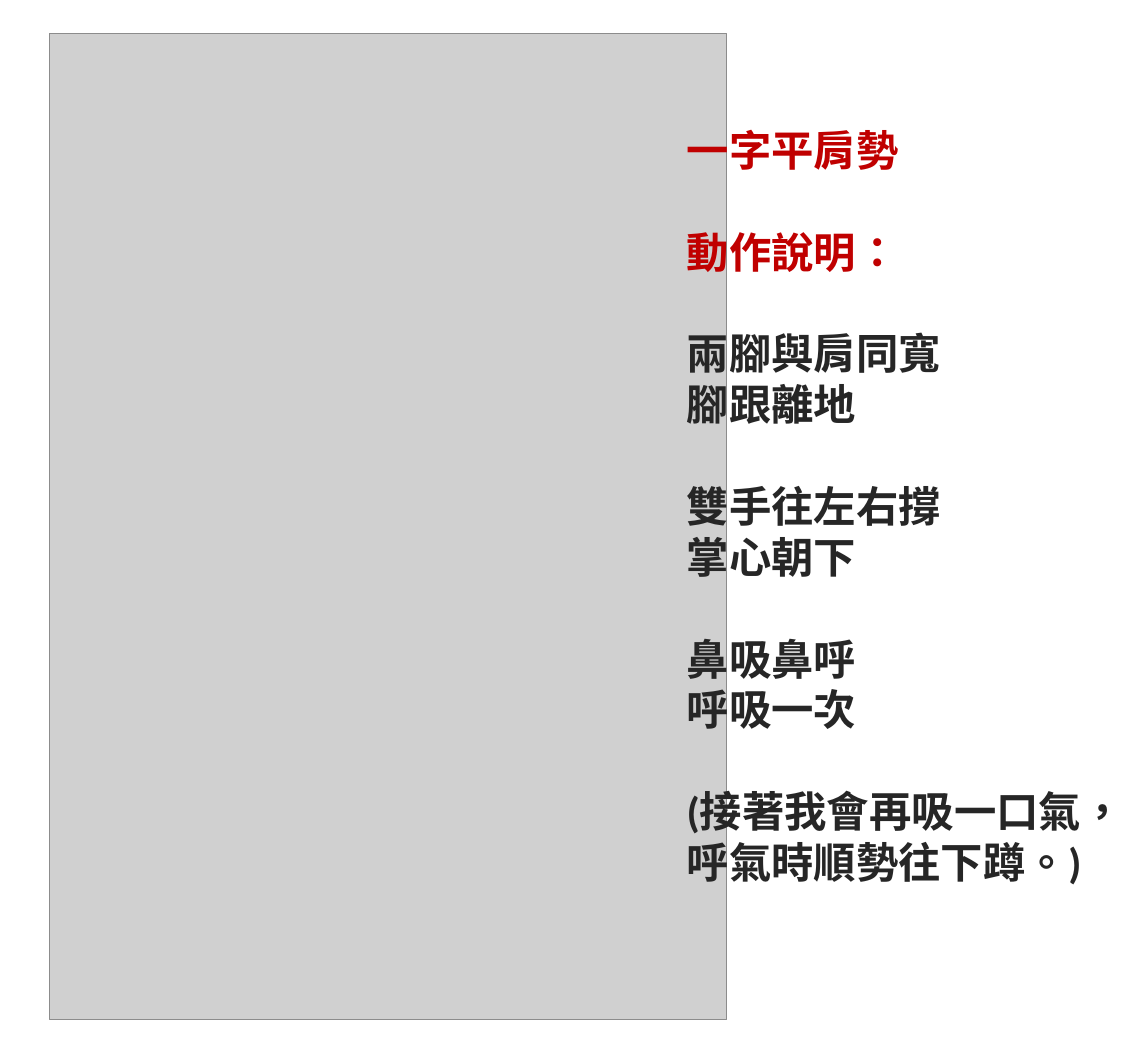
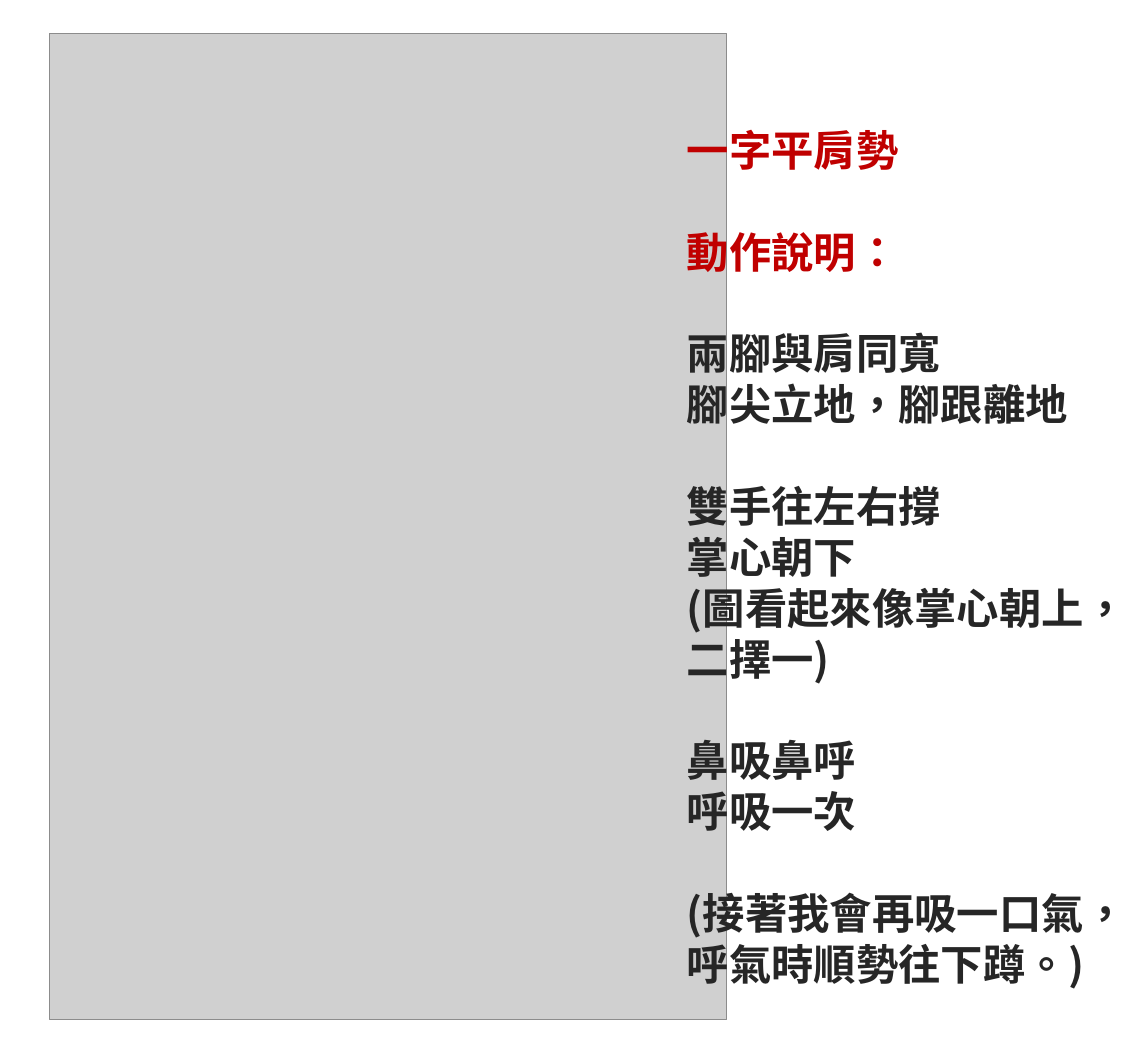
Before and after one commit to ganson888/Yi-Jin-Jing, a slide deck: slide 9 of 單一圖說檔案(含補充說明)/02_側身圖說(補充動作說明).pptx. Drawn at 1148x1049 pixels with LibreOffice and Linux fonts; fonts in the diff are those of the drawing; grey boxes stand for pictures. Boxes give left, top, right and bottom in pixels: in the first picture for what was removed or moved away, otherwise in the second. Text is boxed around its words. In the diff, an @@ line names an element or a change of style, - is before the commit and + after.

```diff
--- a/單一圖說檔案(含補充說明)/02_側身圖說(補充動作說明).pptx
+++ b/單一圖說檔案(含補充說明)/02_側身圖說(補充動作說明).pptx
@@ text at [687, 123, 1127, 990]: font Calibri to Noto Sans CJK TC in "一字平肩勢", "動作說明：", "兩腳與肩同寬", "雙手往左右撐" and 4 more places @@
@@ text at [687, 377, 1068, 430]: text changed; font Calibri to Noto Sans CJK TC @@
-腳跟離地
+腳尖立地，腳跟離地
@@ text at [687, 581, 1127, 685]: paragraph added @@
+(圖看起來像掌心朝上，二擇一)
```
Also in this commit, not shown: 8 other slides changed, 4 other files.
